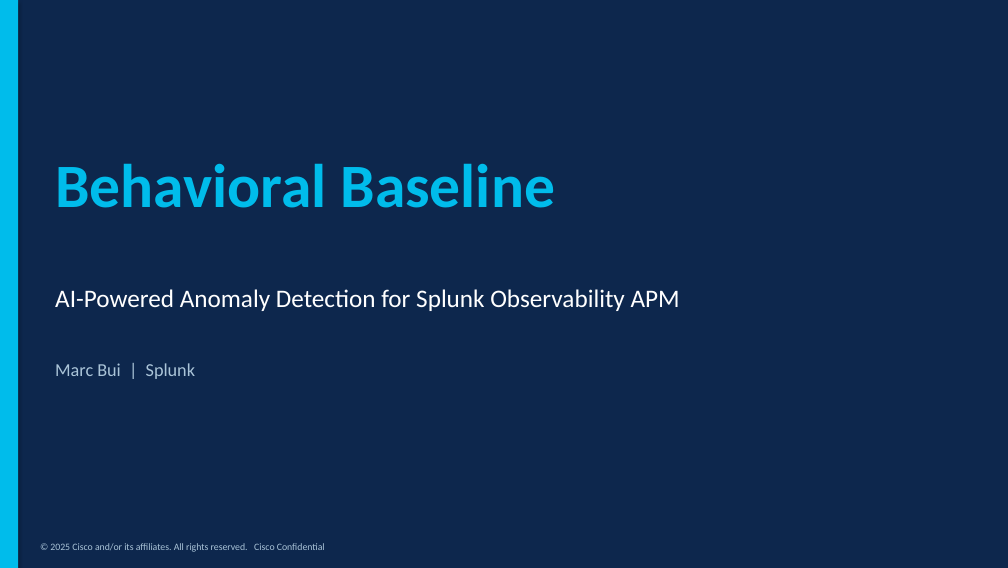
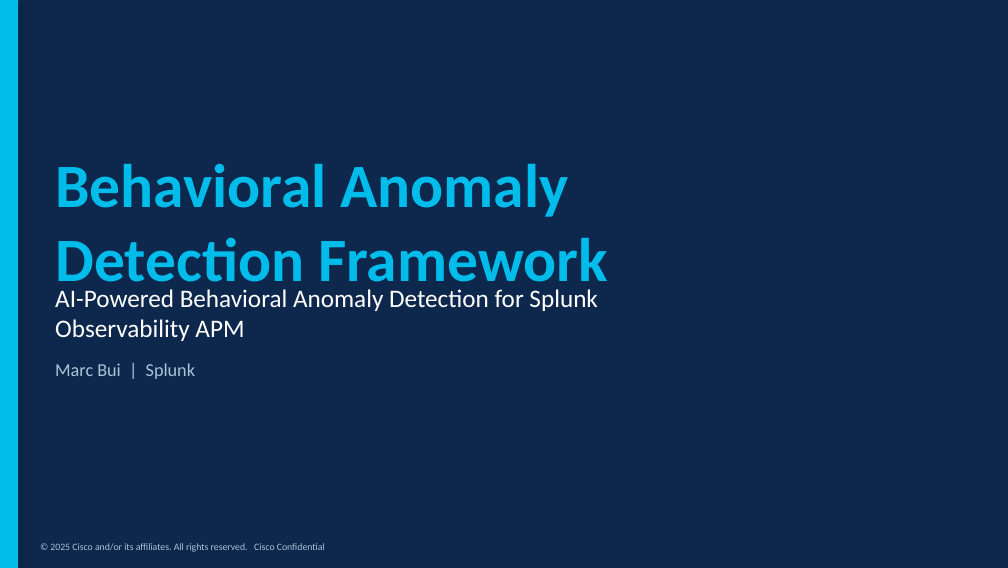
Before and after one commit to mqbui1/o11y-behaviorbaseline, a slide deck: slide 1 of Behavioral_Baseline_Deck.pptx. Drawn at 1008x568 pixels with LibreOffice and Linux fonts; fonts in the diff are those of the drawing. Boxes give left, top, right and bottom in pixels: in the first picture for what was removed or moved away, otherwise in the second. Text is boxed around its words. In the diff, an @@ line names an element or a change of style, - is before the commit and + after.

```diff
--- a/Behavioral_Baseline_Deck.pptx
+++ b/Behavioral_Baseline_Deck.pptx
@@ text at (55, 164, 608, 296): text changed @@
-Behavioral Baseline
+Behavioral Anomaly Detection Framework
@@ text at (55, 289, 597, 341): text changed @@
-AI-Powered Anomaly Detection for Splunk Observability APM
+AI-Powered Behavioral Anomaly Detection for Splunk Observability APM
```
Also in this commit, not shown: 2 other slides changed, 1 other file.
